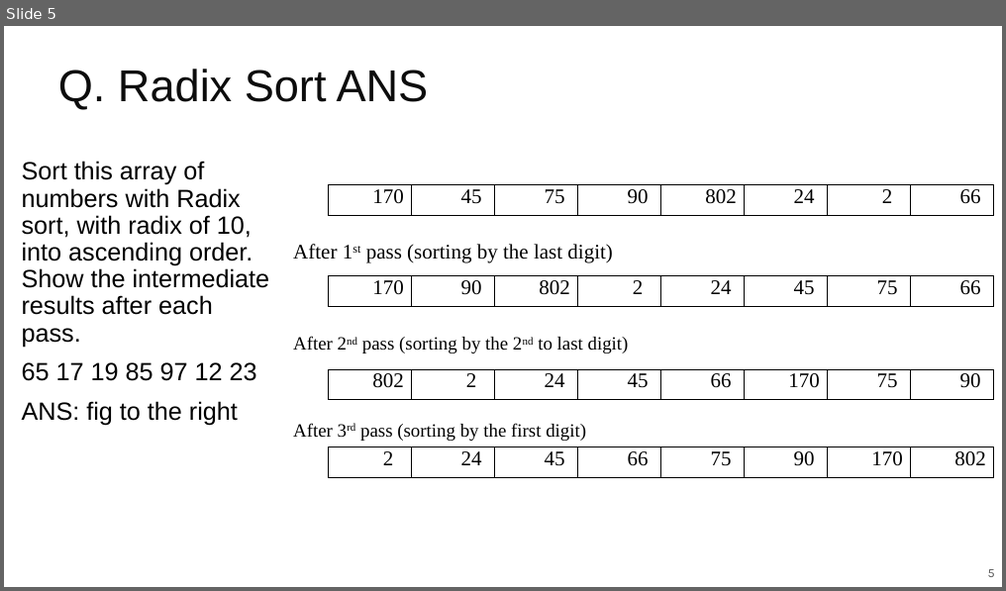
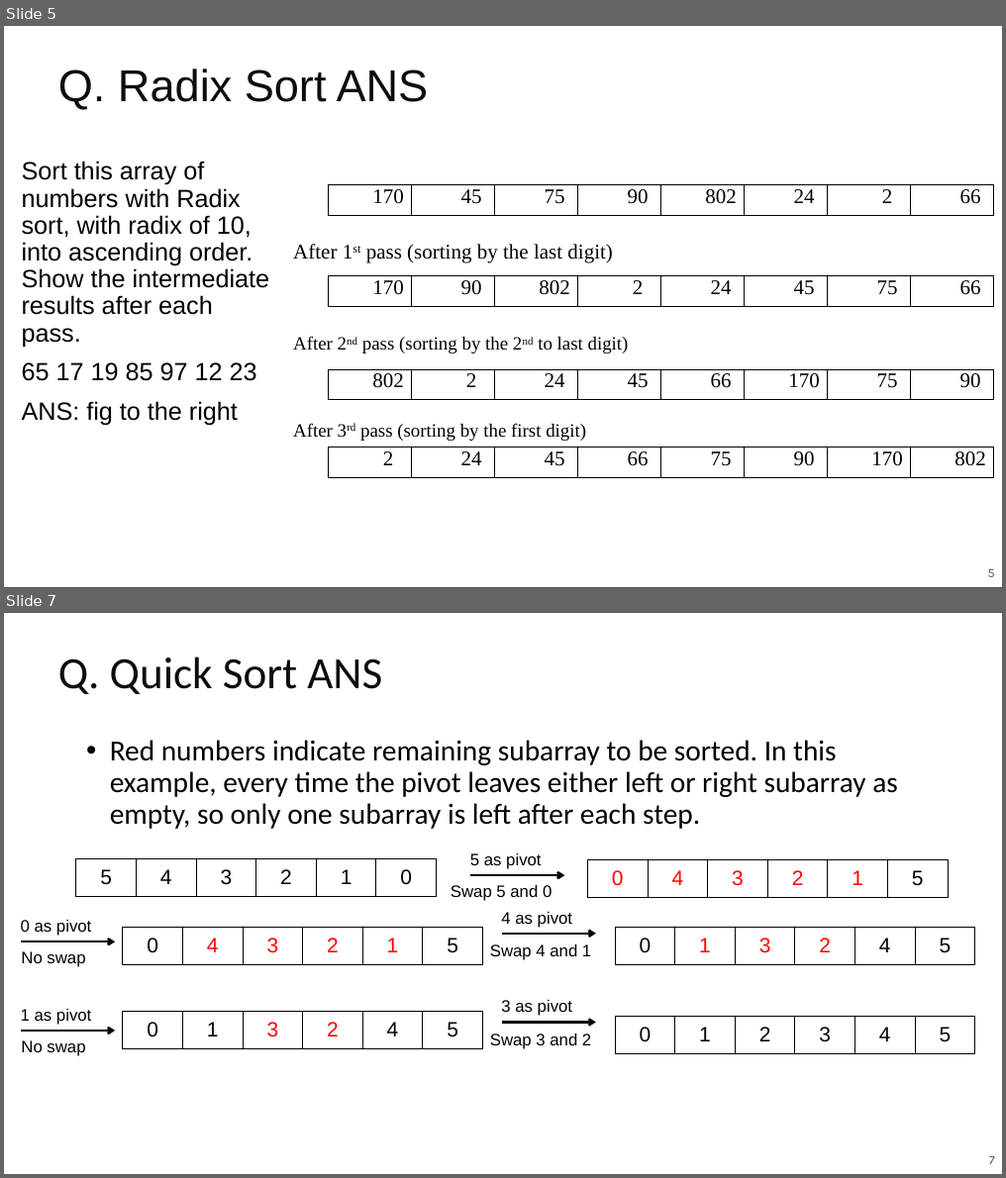
Before and after one commit to guhofstra/CSC111Fa25, a slide deck: PPTs/Lecture 15-sorting Exercises ANS.pptx. Shown one above the other, each under a label of ours: slide 5 before the commit, slides 5 and 7 after it; the slides between them are not shown. The pictures are 1006x591 and 1006x1178 pixels, drawn with LibreOffice and Linux fonts; fonts in the diff are those of the drawing. Boxes give left, top, right and bottom in pixels: in the first picture for what was removed or moved away, otherwise in the second. Text is boxed around its words. In the diff, an @@ line names an element or a change of style, - is before the commit and + after.

```diff
--- a/PPTs/Lecture 15-sorting Exercises ANS.pptx
+++ b/PPTs/Lecture 15-sorting Exercises ANS.pptx
@@ slide 7 added at (x1=4, y1=613, x2=1002, y2=1174), background #FFFFFF; not listed: 1 template element that a slide beside it also shows @@
@@ title added at (x1=58, y1=657, x2=382, y2=694), 43 pt, text #0C0C0C @@
+Q. Quick Sort ANS
@@ text added at (x1=110, y1=740, x2=898, y2=829), 28 pt, text #000000 @@
+• Red numbers indicate remaining subarray to be sorted. In this example, every time the pivot leaves either left or right subarray as empty, so only one subarray is left after each step.
@@ table added at (x1=76, y1=860, x2=436, y2=897), 1 rows, 6 columns @@
+5 | 4 | 3 | 2 | 1 | 0
@@ arrow added from (470, 875) to (564, 875), #000000 2.25 pt @@
@@ text added at (x1=470, y1=854, x2=541, y2=869), 16 pt, text #000000 @@
+5 as pivot
@@ table added at (x1=588, y1=861, x2=947, y2=897), 1 rows, 6 columns @@
+0 | 4 | 3 | 2 | 1 | 5
@@ text added at (x1=450, y1=885, x2=551, y2=901), 16 pt, text #000000 @@
+Swap 5 and 0
@@ text added at (x1=21, y1=920, x2=91, y2=936), 16 pt, text #000000 @@
+0 as pivot
@@ table added at (x1=123, y1=928, x2=482, y2=964), 1 rows, 6 columns @@
+0 | 4 | 3 | 2 | 1 | 5
@@ text added at (x1=501, y1=912, x2=572, y2=928), 16 pt, text #000000 @@
+4 as pivot
@@ arrow added from (502, 934) to (596, 934), #000000 2.25 pt @@
@@ table added at (x1=615, y1=928, x2=974, y2=964), 1 rows, 6 columns @@
+0 | 1 | 3 | 2 | 4 | 5
@@ arrow added from (21, 942) to (115, 942), #000000 2.25 pt @@
@@ text added at (x1=21, y1=952, x2=85, y2=967), 16 pt, text #000000 @@
+No swap
@@ text added at (x1=490, y1=945, x2=591, y2=960), 16 pt, text #000000 @@
+Swap 4 and 1
@@ text added at (x1=21, y1=1009, x2=91, y2=1025), 16 pt, text #000000 @@
+1 as pivot
@@ table added at (x1=123, y1=1011, x2=482, y2=1049), 1 rows, 6 columns @@
+0 | 1 | 3 | 2 | 4 | 5
@@ text added at (x1=501, y1=1000, x2=572, y2=1016), 16 pt, text #000000 @@
+3 as pivot
@@ arrow added from (502, 1023) to (596, 1023), #000000 2.25 pt @@
@@ table added at (x1=615, y1=1017, x2=974, y2=1054), 1 rows, 6 columns @@
+0 | 1 | 2 | 3 | 4 | 5
@@ arrow added from (21, 1031) to (115, 1031), #000000 2.25 pt @@
@@ text added at (x1=21, y1=1041, x2=85, y2=1057), 16 pt, text #000000 @@
+No swap
@@ text added at (x1=490, y1=1034, x2=591, y2=1050), 16 pt, text #000000 @@
+Swap 3 and 2
```
Also in this commit, not shown: 2 other slides added, 2 other files.
